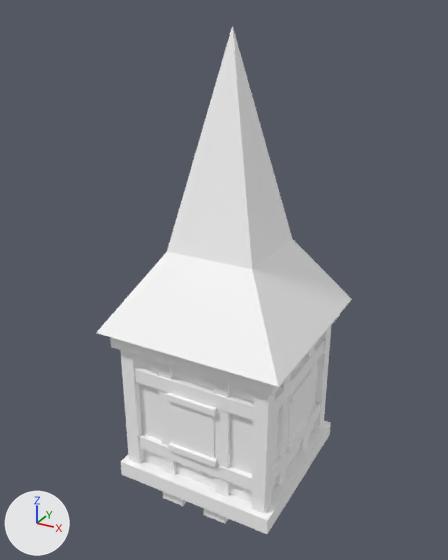
Two versions of the glTF model assets/synty/simple_fantasy/models/SF_Bld_Castle_TowerRoom_01.glb, one commit apart.
Before and after are seen from a 50 mm lens placed at (0.0955, -0.1789, 0.1711), pointed at (-0.0021, -0.0015, 0.0824). The lights are fixed; the arrows at lower left show +X, +Y and +Z.

In view in the first picture: 'SF_Bld_Castle_TowerRoom_01'.
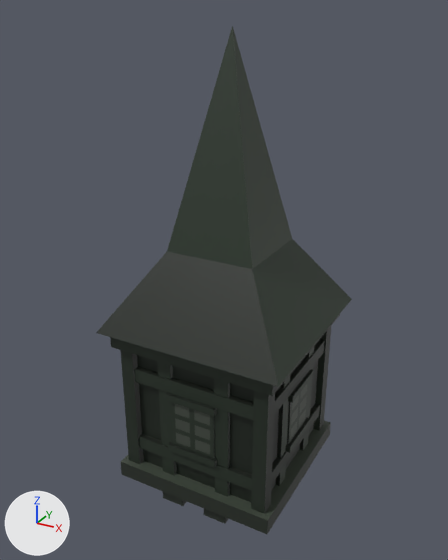
Boxes (x1, y1, x2, y2) around the edits, measured in the pictures (448 x 560 px):
```json
{"object": "SF_Bld_Castle_TowerRoom_01", "change": "surface changed", "before": [96, 26, 352, 534], "after": [96, 26, 352, 534], "on screen": "white to black"}
```

Edits to the scene script, one JSON object a line:
```json
{"op": "add", "block": "img_undead_footman_01", "code": ["img_undead_footman_01 = load_image('Undead_Footman_01', '_unpacked/Undead_Footman_01', 512, 512, 'sRGB')"]}
{"op": "add", "block": "mat_lambert2", "code": "n3 = _N.new('ShaderNodeMix'); n3.name = 'Mix'"}
{"op": "add", "block": "mat_lambert2", "code": "n3.data_type = 'RGBA'"}
{"op": "add", "block": "mat_lambert2", "code": "n3.blend_type = 'MULTIPLY'"}
{"op": "add", "block": "mat_lambert2", "code": "n3.inputs[0].default_value = 1.0  # 'Factor'"}
{"op": "add", "block": "mat_lambert2", "code": "n4 = _N.new('ShaderNodeTexImage'); n4.name = 'Image Texture'"}
{"op": "add", "block": "mat_lambert2", "code": "n4.image = img_undead_footman_01"}
{"block": "mat_lambert2", "where": "n2 = _N.new('ShaderNodeVertexColor'); n2.name = 'Color Attribute'"}
{"block": "mat_lambert2", "where": "n0 = _N.new('ShaderNodeBsdfPrincipled'); n0.name = 'Principled BSDF'"}
{"op": "remove", "block": "mat_lambert2", "code": "_L.new(n2.outputs[0], n0.inputs[0])  # 'Color' to 'Base Color'"}
{"op": "add", "block": "mat_lambert2", "code": "_L.new(n3.outputs[2], n0.inputs[0])  # 'Result' to 'Base Color'"}
{"op": "add", "block": "mat_lambert2", "code": "_L.new(n2.outputs[0], n3.inputs[7])  # 'Color' to 'B'"}
{"op": "add", "block": "mat_lambert2", "code": "_L.new(n4.outputs[0], n3.inputs[6])  # 'Color' to 'A'"}
```
